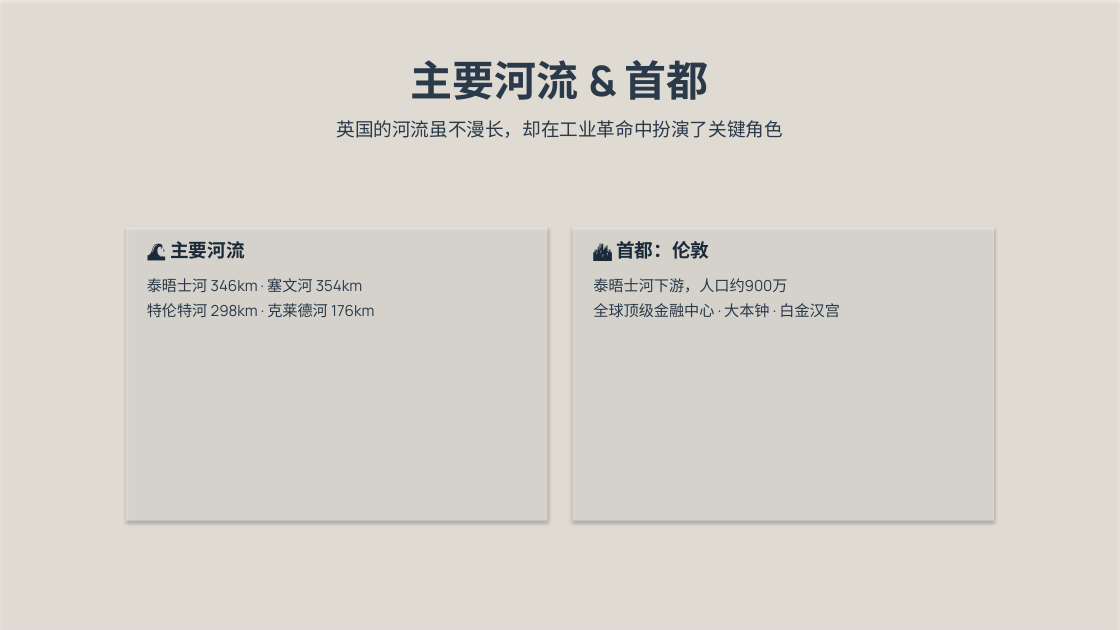
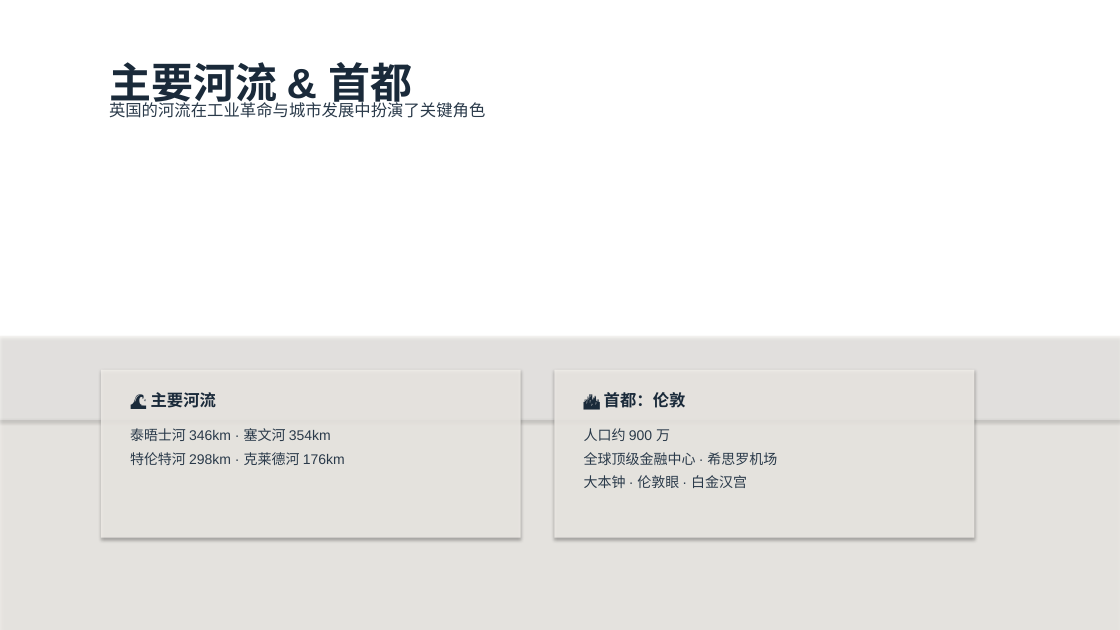
Before and after one commit to jasoneip01-pixel/uk-explorer, a slide deck: slide 3 of 走近英国.pptx. Drawn at 1120x630 pixels with LibreOffice and Linux fonts; fonts in the diff are those of the drawing; background and template pictures are left out. Boxes give left, top, right and bottom in pixels: in the first picture for what was removed or moved away, otherwise in the second. Text is boxed around its words. In the diff, an @@ line names an element or a change of style, - is before the commit and + after.

```diff
--- a/走近英国.pptx
+++ b/走近英国.pptx
@@ text "主要河流 & 首都": place and size @@
-text "主要河流 & 首都" at <box>411,60,709,100</box>
+text "主要河流 & 首都" at <box>109,62,413,108</box>
@@ text "主要河流 & 首都" at <box>109,62,413,108</box>: font Manrope to Arial, text colour #2A3A4A to #1A2A3A; alignment centre to left; line spacing 1 to 1.2 @@
@@ text at <box>109,100,485,118</box>: text changed; size 16 to 14 pt; font Manrope to Arial @@
-英国的河流虽不漫长，却在工业革命中扮演了关键角色
+英国的河流在工业革命与城市发展中扮演了关键角色
@@ rectangle removed at <box>126,227,548,521</box> @@
@@ rectangle removed at <box>573,227,995,521</box> @@
@@ rectangle added at <box>0,336,1120,420</box>, fill #F0EDE8 at 50% opacity @@
@@ rectangle added at <box>101,370,521,538</box>, fill #F5F2ED at 80% opacity @@
@@ text "🌊 主要河流" at <box>151,392,216,408</box>: size 16 to 14 pt, font Manrope to Arial; line spacing 1 to 1.2 @@
@@ text "🌊 主要河流": place and size @@
-text "🌊 主要河流" at <box>170,241,244,259</box>
+text "🌊 主要河流" at <box>151,392,216,408</box>
@@ rectangle added at <box>555,370,975,538</box>, fill #F5F2ED at 80% opacity @@
@@ text "🏙️ 首都：伦敦": place and size @@
-text "🏙️ 首都：伦敦" at <box>616,241,709,259</box>
+text "🏙️ 首都：伦敦" at <box>604,392,686,408</box>
@@ text "🏙️ 首都：伦敦" at <box>604,392,686,408</box>: size 16 to 14 pt, font Manrope to Arial; line spacing 1 to 1.2 @@
@@ text "泰晤士河 346km · 塞文河 354km ...": place and size @@
-text "泰晤士河 346km · 塞文河 354km ..." at <box>147,278,374,317</box>
+text "泰晤士河 346km · 塞文河 354km ..." at <box>130,428,345,465</box>
@@ text "泰晤士河 346km · 塞文河 354km ..." at <box>130,428,345,465</box>: size 13 to 12 pt, font Manrope to Arial @@
@@ rectangle: place and size @@
-rectangle at <box>0,0,1120,630</box>
+rectangle at <box>0,420,1120,630</box>
@@ rectangle at <box>0,420,1120,630</box>: fill #EBE6DC at 75% opacity to #F0EDE8 at 80% opacity @@
@@ text at <box>584,428,777,488</box>: text changed; size 13 to 12 pt; font Manrope to Arial @@
-泰晤士河下游，人口约900万
-全球顶级金融中心 · 大本钟 · 白金汉宫
+人口约 900 万
+全球顶级金融中心 · 希思罗机场
+大本钟 · 伦敦眼 · 白金汉宫
```
Also in this commit, not shown: 10 other slides changed.
